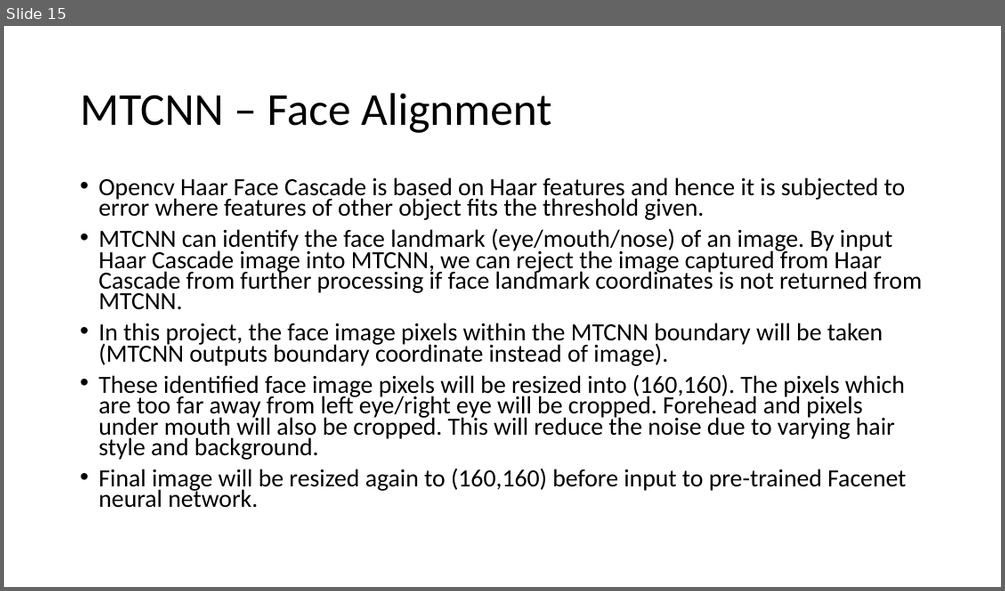
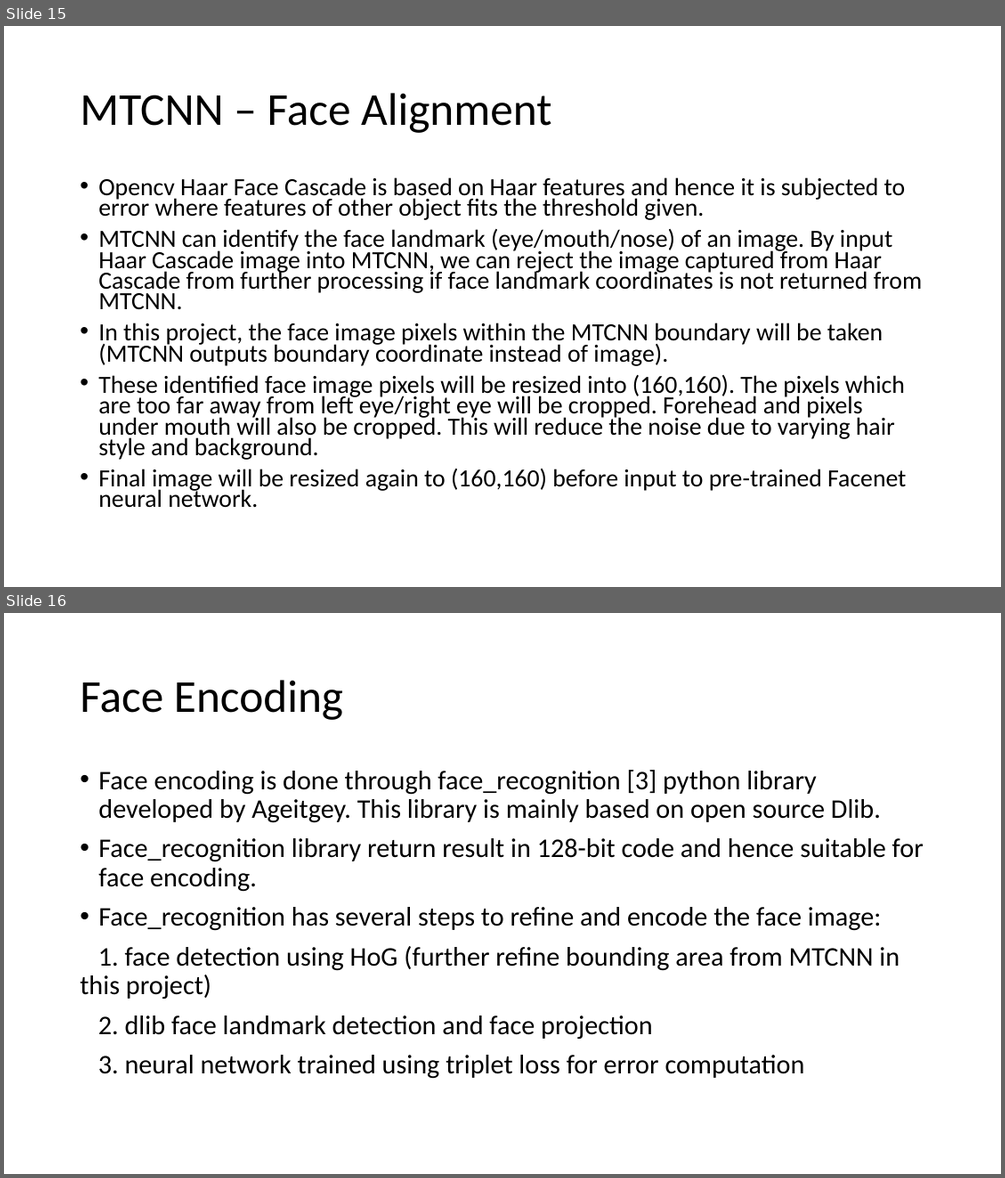
Before and after one commit to optimusium/capstone4, a slide deck: Face Recognition.pptx. Shown one above the other, each under a label of ours: slide 15 before the commit, slides 15 and 16 after it. The pictures are 1005x591 and 1005x1178 pixels, drawn with LibreOffice and Linux fonts; fonts in the diff are those of the drawing. Boxes give left, top, right and bottom in pixels: in the first picture for what was removed or moved away, otherwise in the second. Text is boxed around its words. In the diff, an @@ line names an element or a change of style, - is before the commit and + after.

```diff
--- a/Face Recognition.pptx
+++ b/Face Recognition.pptx
@@ slide 16 added at (4,613,1001,1174), background #FFFFFF @@
@@ title added at (80,680,343,720), 44 pt, text #000000 @@
+Face Encoding
@@ text added at (80,770,923,1078), 25.9 pt, text #000000 @@
+• Face encoding is done through face_recognition [3] python library developed by Ageitgey. This library is mainly based on open source Dlib.
+• Face_recognition library return result in 128-bit code and hence suitable for face encoding.
+• Face_recognition has several steps to refine and encode the face image:
+1. face detection using HoG (further refine bounding area from MTCNN in this project)
+2. dlib face landmark detection and face projection
+3. neural network trained using triplet loss for error computation
```
Also in this commit, not shown: 7 slides changed, 11 other slides added.
